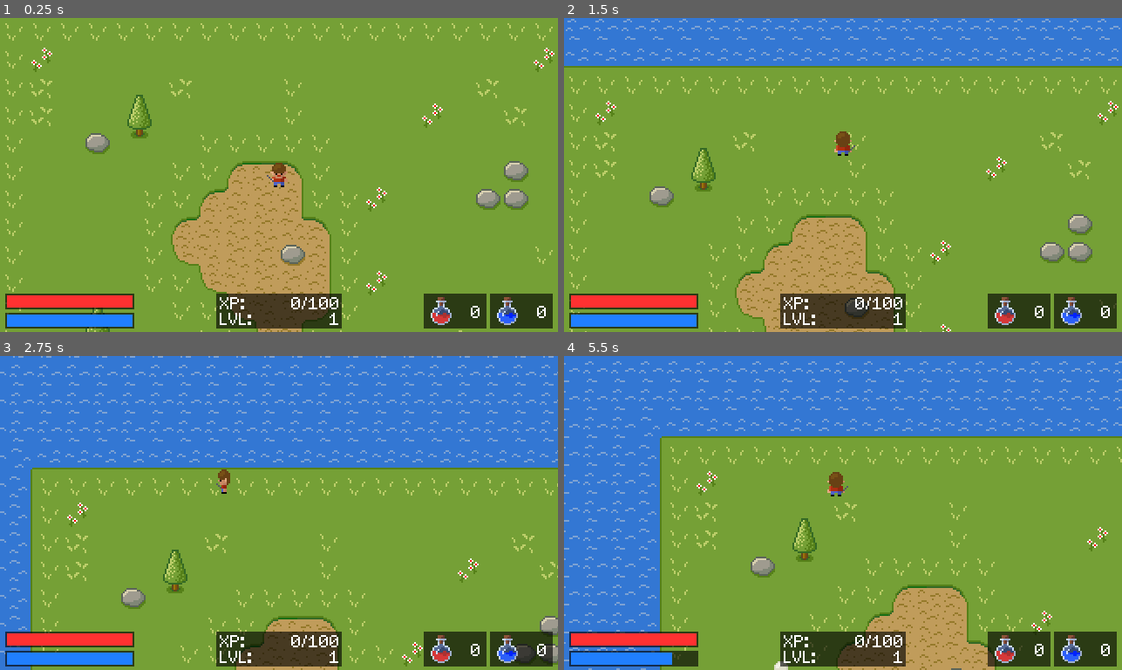
Above: before the commit, frames 1-4 (two rows, left to right).
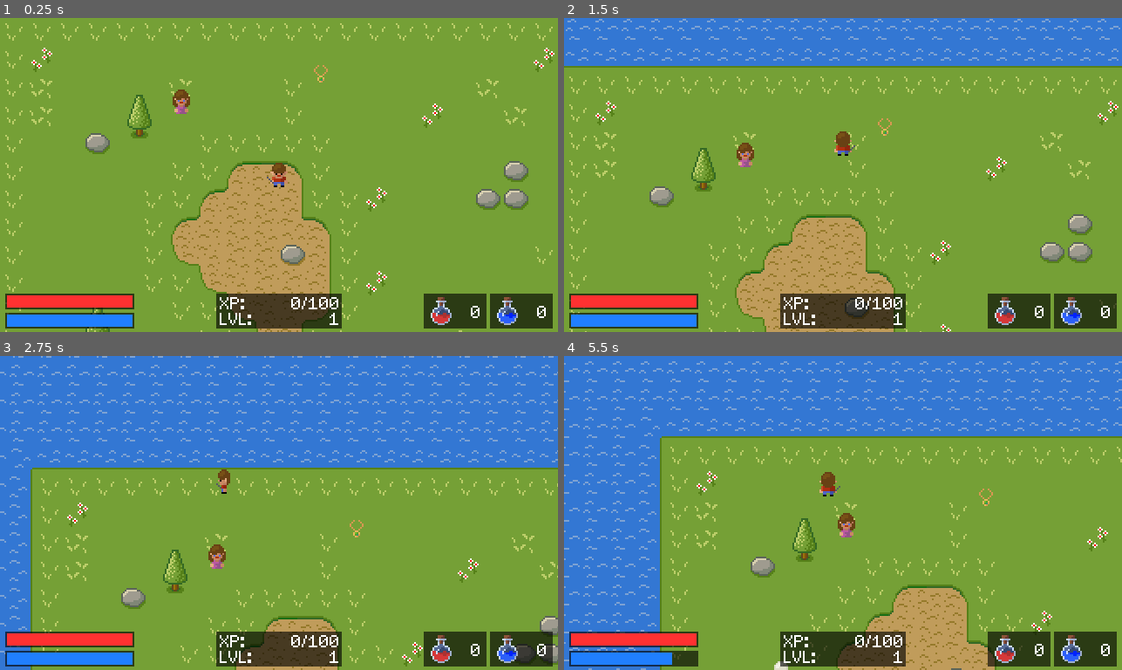
Above: after the commit, the same moments.

Repository: tlo8640/SimpleRPG
Game: Godot game, scene res://Scenes/Main.tscn
The game is run twice, just before and just after one commit, with the same random seed, the same clock (stepped at 60 frames per second) and the same inputs.
Inputs:
- Up to frame 1 (0.25 s): no input
- Up to frame 2 (1.5 s): tap Enter at 0.5 s; hold Space (attack) 0.53-1.28 s; hold Up (ui_up) from 0.53 s (still down); tap , (drink_health) at 1.35 s
- Up to frame 3 (2.75 s): release Up (ui_up) at 2.03 s; hold Left (ui_left) from 2.03 s (still down); hold . (drink_mana) from 2.03 s (still down)
- Up to frame 4 (5.5 s): release . (drink_mana) at 2.78 s; tap Ctrl (fireball) at 2.85 s; release Left (ui_left) at 3.53 s; hold Down (ui_down) 3.53-4.28 s; tap B at 3.6 s; hold Right (ui_right) 4.28-5.03 s; tap Space (attack) at 4.35 s; hold Up (ui_up) from 5.03 s (still down); hold , (drink_health) from 5.03 s (still down)

The runs differ from the first frame. In frame 1, 0.3% of the frame differs, in the area x 30-59%, y 15-53%; in frame 2, 0.2%; in frame 3, 0.2%; in frame 4, 0.5%, in the area x 45-77%, y 36-58%.

Commit message:
WIP: npc quest dialogue

Diff:
--- /dev/null
+++ b/Entities/Fiona/Fiona.gd
@@ -0,0 +1,6 @@
+extends StaticBody2D
+
+enum QuestStatus { NOT_STARTED, STARTED, COMPLETED }
+var quest_status = QuestStatus.NOT_STARTED
+var dialogue_state = 0
+var necklace_found = false
--- /dev/null
+++ b/Entities/Fiona/Fiona.tscn
@@ -0,0 +1,35 @@
+[gd_scene load_steps=7 format=2]
+
+[ext_resource path="res://Entities/Fiona/npc_idle_2.png" type="Texture" id=1]
+[ext_resource path="res://Entities/Fiona/npc_talk.png" type="Texture" id=2]
+[ext_resource path="res://Entities/Fiona/Fiona.gd" type="Script" id=3]
+[ext_resource path="res://Entities/Fiona/npc_idle_1.png" type="Texture" id=4]
+
+[sub_resource type="SpriteFrames" id=1]
+animations = [ {
+"frames": [ ExtResource( 4 ), ExtResource( 1 ) ],
+"loop": true,
+"name": "idle",
+"speed": 1.0
+}, {
+"frames": [ ExtResource( 4 ), ExtResource( 2 ) ],
+"loop": true,
+"name": "talk",
+"speed": 8.0
+} ]
+
+[sub_resource type="RectangleShape2D" id=2]
+extents = Vector2( 5, 7 )
+
+[node name="Fiona" type="StaticBody2D" groups=[
+"NPCs",
+]]
+pause_mode = 2
+script = ExtResource( 3 )
+
+[node name="AnimatedSprite" type="AnimatedSprite" parent="."]
+frames = SubResource( 1 )
+animation = "idle"
+
+[node name="CollisionShape2D" type="CollisionShape2D" parent="."]
+shape = SubResource( 2 )
--- /dev/null
+++ b/Entities/Necklace/Necklace.gd
@@ -0,0 +1,12 @@
+extends Area2D
+
+var fiona
+
+func _ready():
+	fiona = get_tree().root.get_node("Root/Fiona")
+
+
+func _on_Necklace_body_entered(body):
+	if body.name == "Player":
+		get_tree().queue_delete(self)
+		fiona.necklace_found = true
--- /dev/null
+++ b/Entities/Necklace/Necklace.tscn
@@ -0,0 +1,17 @@
+[gd_scene load_steps=4 format=2]
+
+[ext_resource path="res://Entities/Necklace/necklace.png" type="Texture" id=1]
+[ext_resource path="res://Entities/Necklace/Necklace.gd" type="Script" id=2]
+
+[sub_resource type="RectangleShape2D" id=1]
+extents = Vector2( 4, 5 )
+
+[node name="Necklace" type="Area2D"]
+script = ExtResource( 2 )
+
+[node name="Sprite" type="Sprite" parent="."]
+texture = ExtResource( 1 )
+
+[node name="CollisionShape2D" type="CollisionShape2D" parent="."]
+shape = SubResource( 1 )
+[connection signal="body_entered" from="." to="." method="_on_Necklace_body_entered"]
--- a/Scenes/Main.tscn
+++ b/Scenes/Main.tscn
@@ -45,6 +45,8 @@
 [ext_resource path="res://GUI/mana_bonus.png" type="Texture" id=43]
 [ext_resource path="res://GUI/health_bonus.png" type="Texture" id=44]
 [ext_resource path="res://GUI/LevelPopup.gd" type="Script" id=45]
+[ext_resource path="res://Entities/Fiona/Fiona.tscn" type="PackedScene" id=46]
+[ext_resource path="res://Entities/Necklace/Necklace.tscn" type="PackedScene" id=47]
 
 [sub_resource type="SpriteFrames" id=1]
 animations = [ {
@@ -173,7 +175,6 @@
 modulate = Color( 1, 0, 0, 1 )
 frames = SubResource( 1 )
 animation = "down_idle"
-frame = 1
 playing = true
 
 [node name="CollisionShape2D" type="CollisionShape2D" parent="Player"]
@@ -376,7 +377,6 @@
 
 [node name="LevelPopup" type="Popup" parent="CanvasLayer"]
 pause_mode = 2
-visible = true
 margin_right = 100.0
 margin_bottom = 50.0
 popup_exclusive = true
@@ -432,6 +432,12 @@
 }
 
 [node name="SkeletonSpawner" parent="." instance=ExtResource( 39 )]
+
+[node name="Fiona" parent="." instance=ExtResource( 46 )]
+position = Vector2( 104, 48 )
+
+[node name="Necklace" parent="." instance=ExtResource( 47 )]
+position = Vector2( 184, 32 )
 [connection signal="player_level_up" from="Player" to="CanvasLayer/LevelPopup" method="_on_Player_player_level_up"]
 [connection signal="player_stats_changed" from="Player" to="CanvasLayer/Health" method="_on_Player_player_stats_changed"]
 [connection signal="player_stats_changed" from="Player" to="CanvasLayer/Mana" method="_on_Player_player_stats_changed"]
Binary file added: Entities/Fiona/npc_idle_1.png
Not shown, added: Entities/Fiona/npc_idle_1.png.import
Binary file added: Entities/Fiona/npc_idle_2.png
Not shown, added: Entities/Fiona/npc_idle_2.png.import
Binary file added: Entities/Fiona/npc_talk.png
Not shown, added: Entities/Fiona/npc_talk.png.import
Binary file added: Entities/Necklace/necklace.png
Not shown, added: Entities/Necklace/necklace.png.import
Not shown: 1 places in Scenes/Main.tscn that only renumber resources
